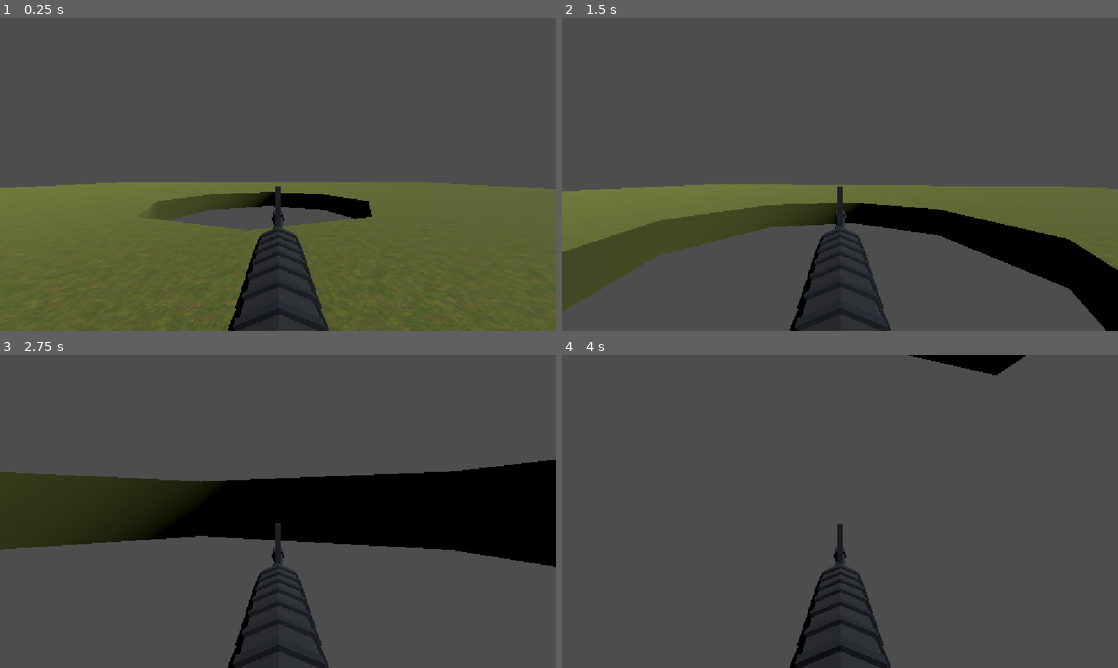
Above: before the commit, frames 1-4 (two rows, left to right).
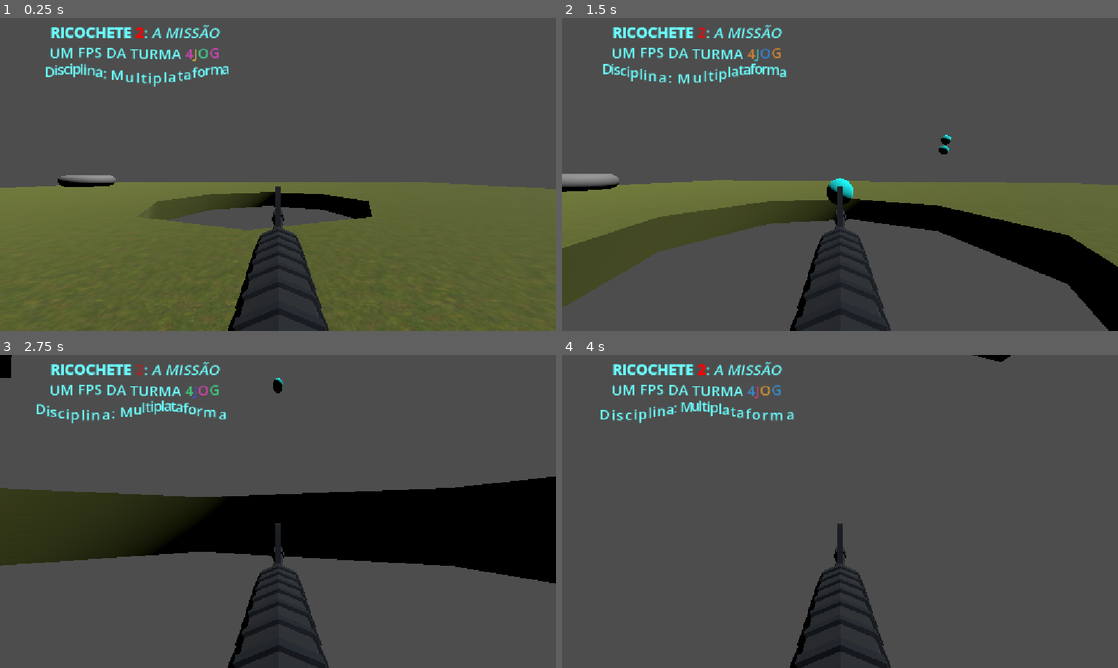
Above: after the commit, the same moments.

Repository: drgvalente/USCS_aula-godot-02
Game: Godot game, scene res://main/main.tscn
Two runs of this game, one before a commit and one after it. Both use one fixed random seed, a clock stepped at 60 frames per second and the inputs below.
Inputs (mouse positions are in pixels of both pictures, inside the frame that each line leads up to):
- Up to frame 1 (0.25 s): no input
- Up to frame 2 (1.5 s): tap Enter (ui_accept) at 0.5, 0.77 s; move the mouse to (867, 174) at 0.52 s; hold Up (ui_up) from 0.53 s (still down); click (867, 174) at 0.67 s; move the mouse to (812, 174) at 1.27 s; click (812, 174) at 1.42 s
- Up to frame 3 (2.75 s): keep holding Up (ui_up); tap Enter (ui_accept) at 1.52 s; move the mouse to (289, 505) at 2.02 s; click (289, 505) at 2.17 s
- Up to frame 4 (4 s): keep holding Up (ui_up); move the mouse to (834, 517) at 2.77 s; click (834, 517) at 2.92 s; tap Enter (ui_accept) at 3.02, 3.77 s; move the mouse to (878, 514) at 3.52 s; click (878, 514) at 3.67 s

The runs differ from the first frame. In frame 1, 2.0% of the frame differs, in the area x 8-42%, y 2-54%; in frame 2, 5.7%; in frame 3, 12%, in the area x 0-100%, y 0-74%; in frame 4, 2.3%.

Commit message:
Fim aula 17/09
implementação do controle de rotações via mouse.
Criação de um HUD simples, com BBCode.
Criação e instanciamento dos tiros do player (Timer e Signal on_timeout)
Criação de um target para teste dos tiros e colisão (Signals)

Diff:
--- /dev/null
+++ b/hud/hud.tscn
@@ -0,0 +1,26 @@
+[gd_scene format=3 uid="uid://b8tvdhcvbtpst"]
+
+[node name="HUD" type="Control" unique_id=2124468196]
+layout_mode = 3
+anchors_preset = 15
+anchor_right = 1.0
+anchor_bottom = 1.0
+grow_horizontal = 2
+grow_vertical = 2
+
+[node name="Game_name" type="RichTextLabel" parent="." unique_id=1084270994]
+layout_mode = 0
+offset_right = 560.0
+offset_bottom = 143.0
+theme_override_colors/default_color = Color(0.41960785, 1, 1, 1)
+theme_override_font_sizes/normal_font_size = 30
+theme_override_font_sizes/bold_font_size = 30
+theme_override_font_sizes/bold_italics_font_size = 30
+theme_override_font_sizes/italics_font_size = 30
+theme_override_font_sizes/mono_font_size = 30
+bbcode_enabled = true
+text = "[b]RICOCHETE [color=red][pulse]2[/pulse][/color][/b]: [i]A MISSÃO[/i]
+[wave]UM FPS DA TURMA [rainbow]4JOG[/rainbow][/wave]
+[tornado freq=1]Disciplina: Multiplataforma[/tornado]"
+horizontal_alignment = 1
+vertical_alignment = 1
--- a/main/main.tscn
+++ b/main/main.tscn
@@ -2,9 +2,16 @@
 
 [ext_resource type="Material" uid="uid://dmoamiw2q0oo2" path="res://materials/ground_material_3d.tres" id="1_53q0u"]
 [ext_resource type="PackedScene" uid="uid://dfvxu2om3p6nx" path="res://player/player.tscn" id="2_pjrb6"]
+[ext_resource type="PackedScene" uid="uid://b8tvdhcvbtpst" path="res://hud/hud.tscn" id="3_xwkvk"]
 
 [sub_resource type="ConcavePolygonShape3D" id="ConcavePolygonShape3D_pjrb6"]
 data = PackedVector3Array(-25, -0.5, -25, -25, 0.5, -25, -25, -0.5, 25, -25, -0.5, -25, -3.5355341, -0.5, -3.5355334, 2 …(2861 unchanged characters)…
+
+[sub_resource type="TorusMesh" id="TorusMesh_k6yt6"]
+
+[sub_resource type="CylinderShape3D" id="CylinderShape3D_k6yt6"]
+height = 0.5
+radius = 1.0
 
 [node name="Main" type="Node3D" unique_id=340942321]
 
@@ -29,3 +36,15 @@
 [node name="CSGBakedCollisionShape3D" type="CollisionShape3D" parent="Ground" unique_id=1393242601]
 transform = Transform3D(1, 0, 0, 0, 1, 0, 0, 0, 1, 0, -0.5, 0)
 shape = SubResource("ConcavePolygonShape3D_pjrb6")
+
+[node name="HUD" parent="." unique_id=2124468196 instance=ExtResource("3_xwkvk")]
+
+[node name="Target" type="StaticBody3D" parent="." unique_id=2003977230 groups=["Enemy"]]
+transform = Transform3D(1, 0, 0, 0, 1, 0, 0, 0, 1, -8.251241, 0.97809505, 0)
+
+[node name="MeshInstance3D" type="MeshInstance3D" parent="Target" unique_id=833395998]
+mesh = SubResource("TorusMesh_k6yt6")
+
+[node name="CollisionShape3D" type="CollisionShape3D" parent="Target" unique_id=1933535526]
+transform = Transform3D(1, 0, 0, 0, 1, 0, 0, 0, 1, 0, -0.00064086914, 0)
+shape = SubResource("CylinderShape3D_k6yt6")
--- a/player/player.gd
+++ b/player/player.gd
@@ -6,18 +6,28 @@
 
 const MOUSE_SENSIBILITY = 0.003
 var _gun_pitch: float = 0.0
+const VERTICAL_LOOK_MAX_ANGLE = 45
+
+@onready var bullet = preload("res://player_bullet/player_bullet.tscn")
+@onready var muzzle = $"Body/AssaultRifle2_1/Muzzle"
 
 @onready var gun = $"Body/AssaultRifle2_1"
 
 func _ready() -> void:
 	Input.mouse_mode = Input.MOUSE_MODE_CAPTURED
 
-func _unhandled_input(event: InputEvent) -> void:
+func _input(event: InputEvent) -> void:
 	if event is InputEventMouseMotion:
 		rotate_y(-event.relative.x * MOUSE_SENSIBILITY)
-		_gun_pitch -= -event.relative.y * MOUSE_SENSIBILITY
-		_gun_pitch = clamp(_gun_pitch, deg_to_rad(-30), deg_to_rad(30))
+		_gun_pitch -= event.relative.y * MOUSE_SENSIBILITY
+		_gun_pitch = clamp(_gun_pitch, deg_to_rad(-VERTICAL_LOOK_MAX_ANGLE), deg_to_rad(VERTICAL_LOOK_MAX_ANGLE))
 		gun.rotation.z = _gun_pitch
+	if event is InputEventMouseButton: # testa se clicou com o mouse
+		if event.button_index == 1: # testa se o botão ESQUERDO
+			var b = bullet.instantiate()
+			get_parent().add_child(b)
+			b.global_position = muzzle.global_position
+			b.global_rotation = muzzle.global_rotation
 
 func _physics_process(delta: float) -> void:
 	# Add the gravity.
--- /dev/null
+++ b/player_bullet/player_bullet.gd
@@ -0,0 +1,22 @@
+extends Area3D
+
+var speed = 10
+
+# Called when the node enters the scene tree for the first time.
+func _ready() -> void:
+	pass # Replace with function body.
+
+# Called every frame. 'delta' is the elapsed time since the previous frame.
+func _physics_process(delta: float) -> void:
+	translate(Vector3.FORWARD * speed * delta)
+	pass
+
+func _on_timer_timeout() -> void:
+	queue_free()
+	pass # Replace with function body.
+
+func _on_body_entered(body: Node3D) -> void:
+	if body.is_in_group("Enemy"):
+		body.queue_free()
+	queue_free()
+	pass # Replace with function body.
--- /dev/null
+++ b/player_bullet/player_bullet.tscn
@@ -0,0 +1,32 @@
+[gd_scene format=3 uid="uid://b5j70abahbitn"]
+
+[ext_resource type="Script" uid="uid://8op51pt6tcd4" path="res://player_bullet/player_bullet.gd" id="1_p3hgn"]
+
+[sub_resource type="StandardMaterial3D" id="StandardMaterial3D_i7drx"]
+albedo_color = Color(0, 1, 1, 1)
+
+[sub_resource type="SphereMesh" id="SphereMesh_k6yt6"]
+material = SubResource("StandardMaterial3D_i7drx")
+radius = 0.1
+height = 0.2
+radial_segments = 8
+rings = 4
+
+[sub_resource type="SphereShape3D" id="SphereShape3D_i7drx"]
+radius = 0.1
+
+[node name="PlayerBullet" type="Area3D" unique_id=1092851401]
+script = ExtResource("1_p3hgn")
+
+[node name="MeshInstance3D" type="MeshInstance3D" parent="." unique_id=498312625]
+mesh = SubResource("SphereMesh_k6yt6")
+
+[node name="Timer" type="Timer" parent="." unique_id=567655955]
+one_shot = true
+autostart = true
+
+[node name="CollisionShape3D" type="CollisionShape3D" parent="." unique_id=1730837506]
+shape = SubResource("SphereShape3D_i7drx")
+
+[connection signal="body_entered" from="." to="." method="_on_body_entered"]
+[connection signal="timeout" from="Timer" to="." method="_on_timer_timeout"]
--- a/project.godot
+++ b/project.godot
@@ -19,6 +19,10 @@
 
 window/stretch/mode="canvas_items"
 window/stretch/aspect="expand"
+
+[global_group]
+
+Enemy=""
 
 [input]
 
Not shown, added: player_bullet/player_bullet.gd.uid
